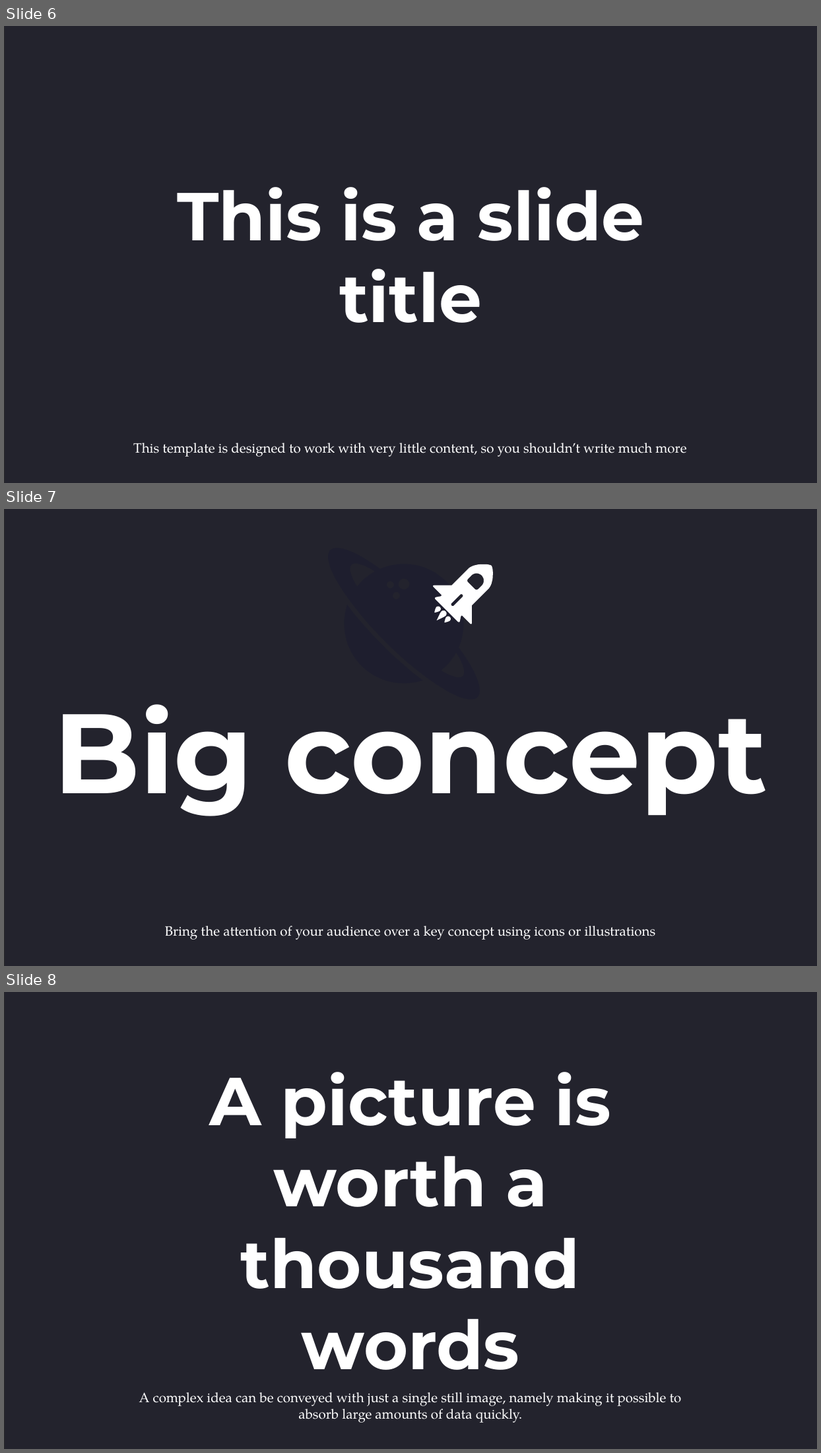
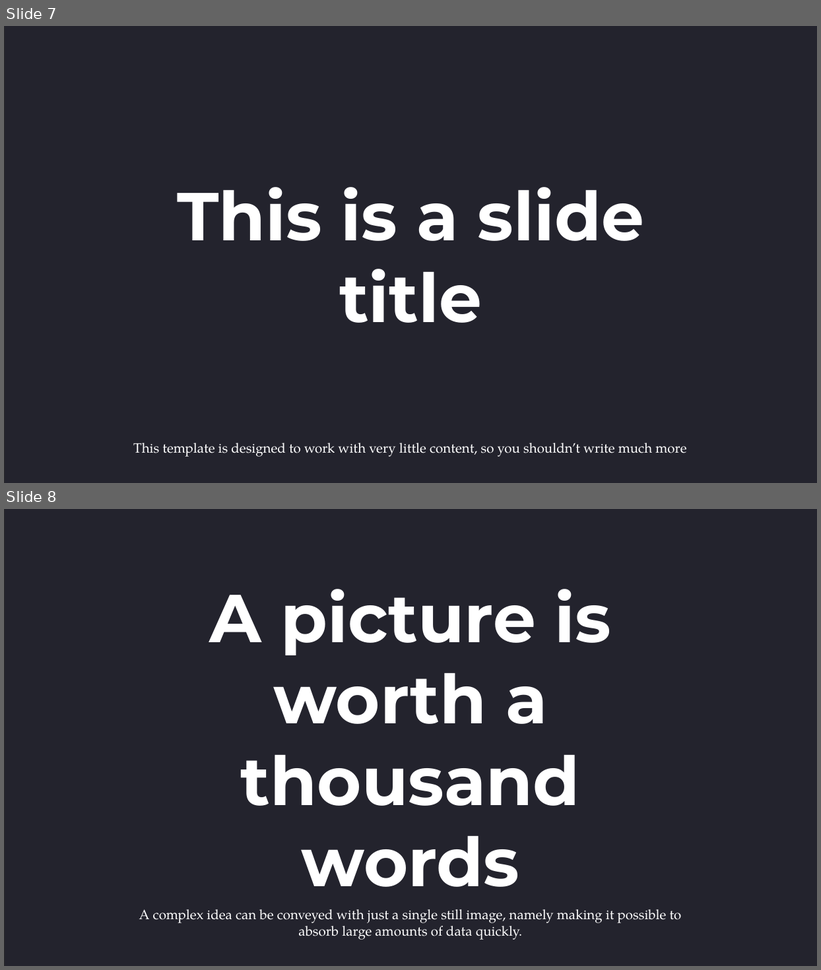
Before and after one commit to ChristianCarbonara/TPA, a slide deck: presentation.pptx. Shown one above the other, each under a label of ours: slides 6, 7 and 8 before the commit, slides 7 and 8 after it. The pictures are 821x1453 and 821x970 pixels, drawn with LibreOffice and Linux fonts; fonts in the diff are those of the drawing; background and template pictures are left out; a plain dark background stands for a picture behind light text. Boxes give left, top, right and bottom in pixels: in the first picture for what was removed or moved away, otherwise in the second. Text is boxed around its words. In the diff, an @@ line names an element or a change of style, - is before the commit and + after.

```diff
--- a/presentation.pptx
+++ b/presentation.pptx
@@ slide 7 removed at [4,509,817,966], background picture (left out); not listed: 1 template element that a slide beside it also shows @@
@@ freeform shape removed at [329,548,480,699] @@
@@ freeform shape removed at [344,605,422,684] @@
@@ group removed at [433,564,494,625]: 4 freeform shapes @@
@@ title removed at [54,704,768,817] @@
-Big concept
@@ text removed at [165,926,656,940] @@
-Bring the attention of your audience over a key concept using icons or illustrations
@@ what was slide 6 is now slide 7 @@
```
Also in this commit, not shown: 3 slides changed, 2 slides added, 1 other slide removed.
